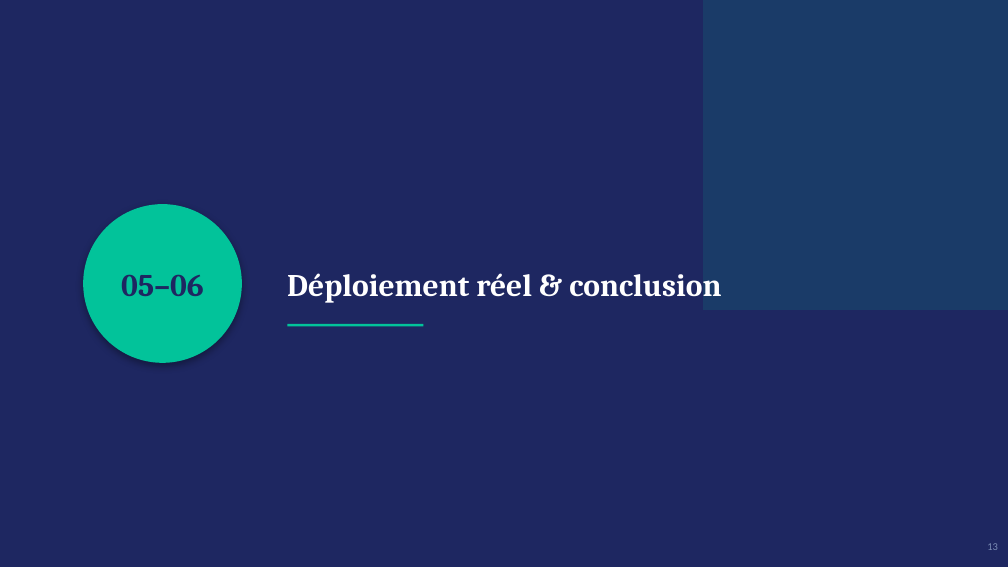
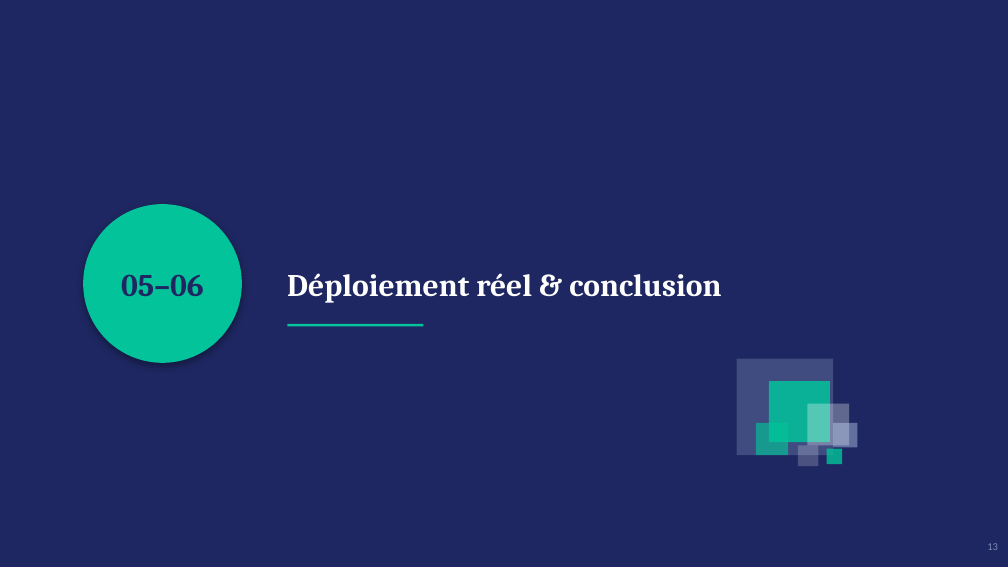
Before and after one commit to Ndomidjia/plateforme-ecommerce-kit, a slide deck: slide 13 of docs/Soutenance_M2_Plateforme_Ecommerce.pptx. Drawn at 1008x567 pixels with LibreOffice and Linux fonts; fonts in the diff are those of the drawing. Boxes give left, top, right and bottom in pixels: in the first picture for what was removed or moved away, otherwise in the second. Text is boxed around its words. In the diff, an @@ line names an element or a change of style, - is before the commit and + after.

```diff
--- a/docs/Soutenance_M2_Plateforme_Ecommerce.pptx
+++ b/docs/Soutenance_M2_Plateforme_Ecommerce.pptx
@@ rectangle removed at (703,0,1008,310) @@
@@ rectangle added at (737,359,833,455), fill #CADCFC at 20% opacity @@
@@ rectangle added at (769,381,830,442), fill #02C39A at 85% opacity @@
@@ rectangle added at (808,404,849,445), fill #FFFFFF at 30% opacity @@
@@ rectangle added at (756,423,788,454), fill #02C39A at 65% opacity @@
@@ rectangle added at (798,445,818,466), fill #FFFFFF at 20% opacity @@
@@ rectangle added at (827,448,842,464), fill #02C39A at 80% opacity @@
@@ rectangle added at (833,423,858,447), fill #CADCFC at 40% opacity @@
```
Also in this commit, not shown: 5 other slides changed.
